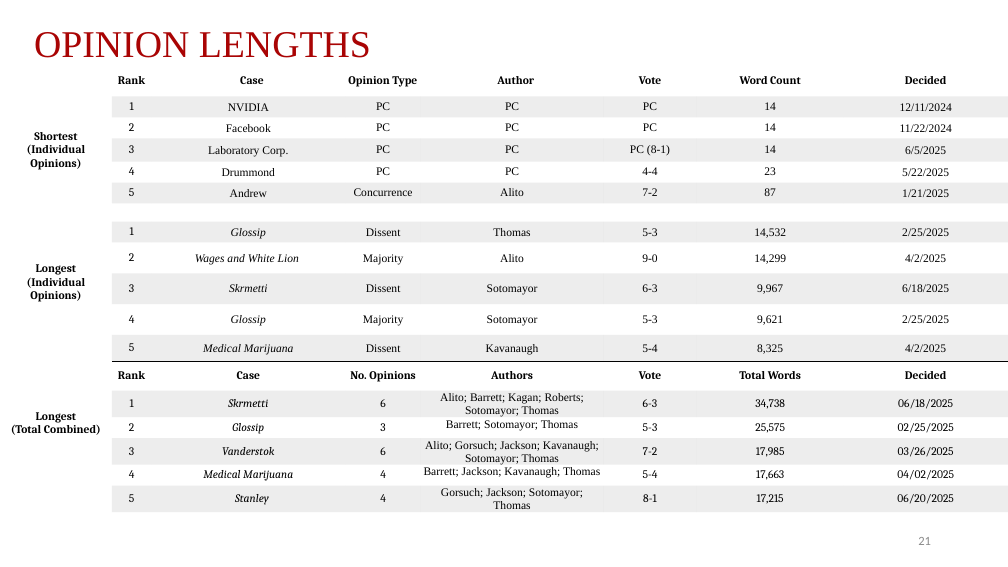
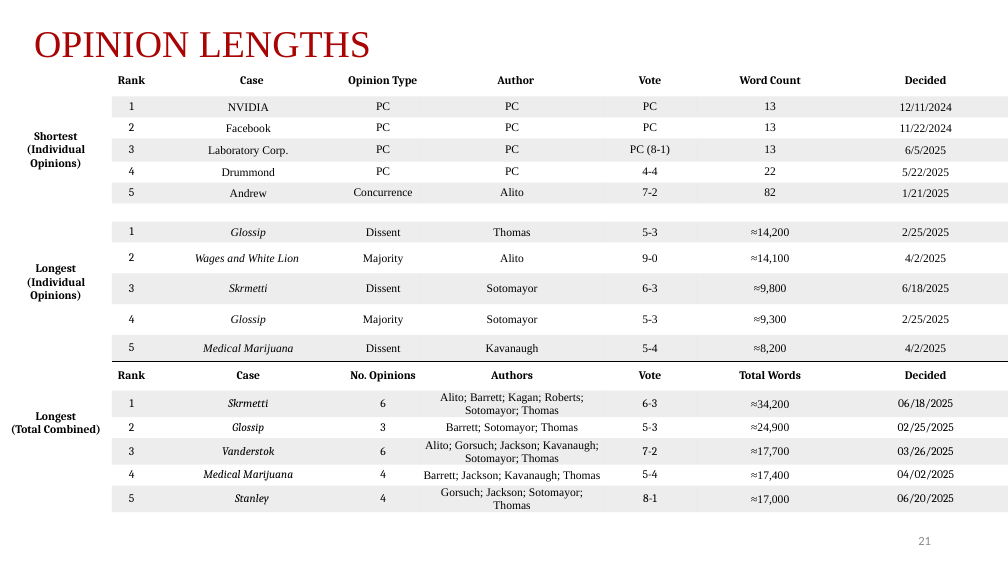
Before and after one commit to JakeTruscott/scotuswatch, a slide deck: slide 21 of Stat Reviews/OT24_StatReview/compilation/SCOTUSBlog/statpack_OT24.pptx. Drawn at 1008x567 pixels with LibreOffice and Linux fonts; fonts in the diff are those of the drawing. Boxes give left, top, right and bottom in pixels: in the first picture for what was removed or moved away, otherwise in the second. Text is boxed around its words. In the diff, an @@ line names an element or a change of style, - is before the commit and + after.

```diff
--- a/Stat Reviews/OT24_StatReview/compilation/SCOTUSBlog/statpack_OT24.pptx
+++ b/Stat Reviews/OT24_StatReview/compilation/SCOTUSBlog/statpack_OT24.pptx
@@ table at (0,66,1008,513) @@
-row 2, column 7: 14
+row 2, column 7: 13
-row 3, column 7: 14
+row 3, column 7: 13
-row 4, column 7: 14
+row 4, column 7: 13
-row 5, column 7: 23
+row 5, column 7: 22
-row 6, column 7: 87
+row 6, column 7: 82
-row 8, column 7: 14,532
+row 8, column 7: ≈14,200
-row 9, column 7: 14,299
+row 9, column 7: ≈14,100
-row 10, column 7: 9,967
+row 10, column 7: ≈9,800
-row 11, column 7: 9,621
+row 11, column 7: ≈9,300
-row 12, column 7: 8,325
+row 12, column 7: ≈8,200
-row 14, column 7: 34,738
+row 14, column 7: ≈34,200
-row 15, column 7: 25,575
+row 15, column 7: ≈24,900
-row 16, column 7: 17,985
+row 16, column 7: ≈17,700
-row 17, column 7: 17,663
+row 17, column 7: ≈17,400
-row 18, column 7: 17,215
+row 18, column 7: ≈17,000
```
Also in this commit, not shown: 5 other slides changed, 12 other files.
